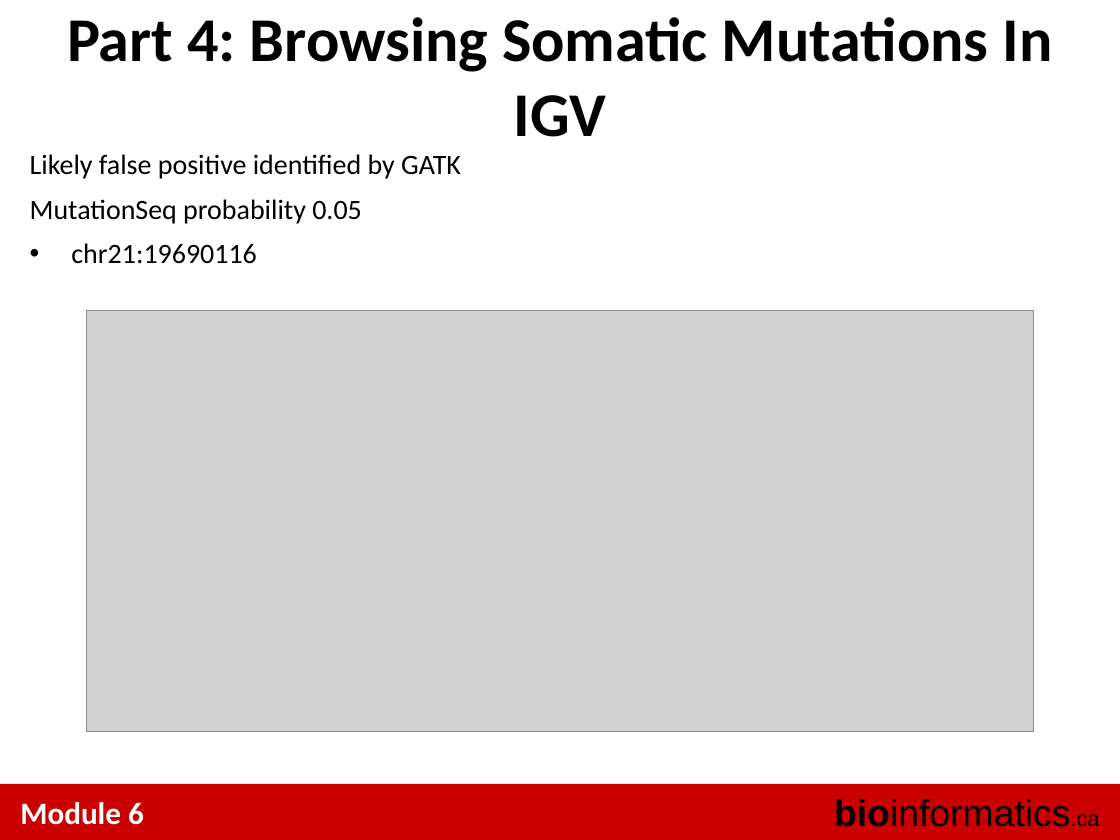
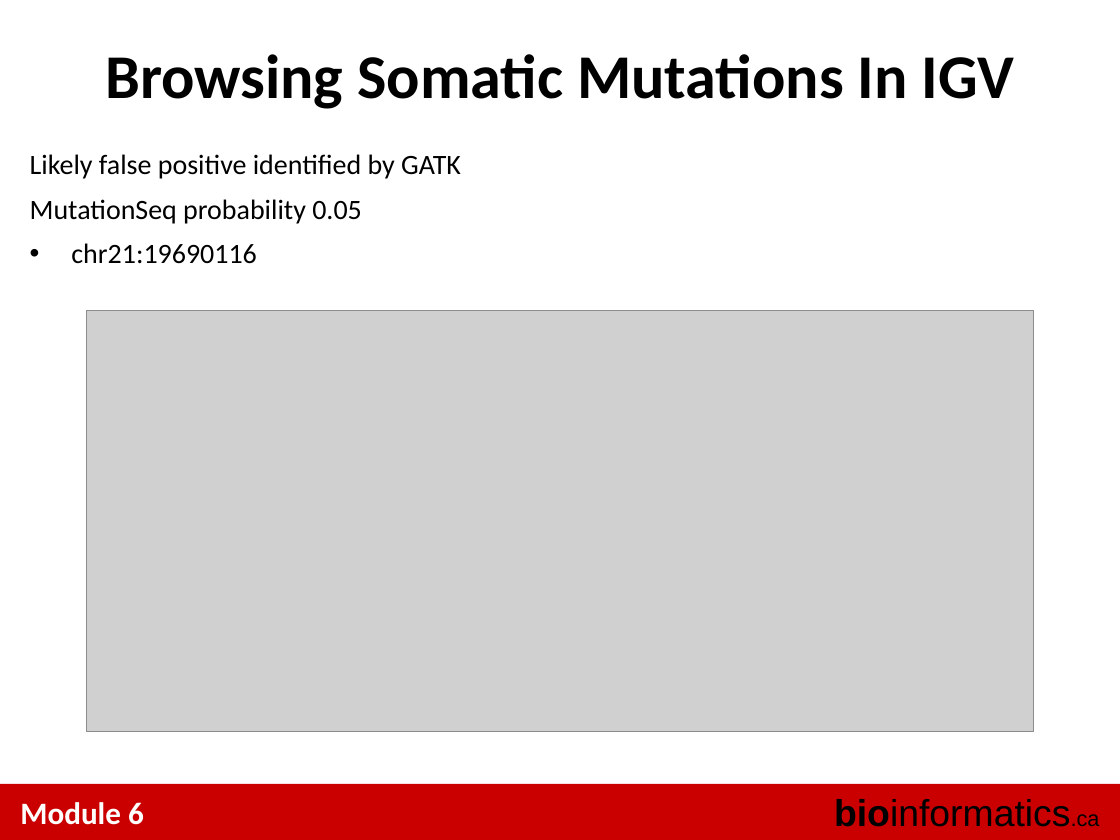
Before and after one commit to tinyheero/BICG-2016, a slide deck: slide 18 of snvs/content/BiCG_2012_Module6_Lab_shah.ppt (slide 22 before the commit). Drawn at 1120x840 pixels with LibreOffice and Linux fonts; fonts in the diff are those of the drawing; grey boxes stand for pictures. Boxes give left, top, right and bottom in pixels: in the first picture for what was removed or moved away, otherwise in the second. Text is boxed around its words. In the diff, an @@ line names an element or a change of style, - is before the commit and + after.

```diff
--- a/snvs/content/BiCG_2012_Module6_Lab_shah.ppt
+++ b/snvs/content/BiCG_2012_Module6_Lab_shah.ppt
@@ text at [105, 54, 1015, 109]: text changed @@
-Part 4: Browsing Somatic Mutations In IGV
+Browsing Somatic Mutations In IGV
```
Also in this commit, not shown: 14 other slides changed, 4 slides added, 8 slides removed.
